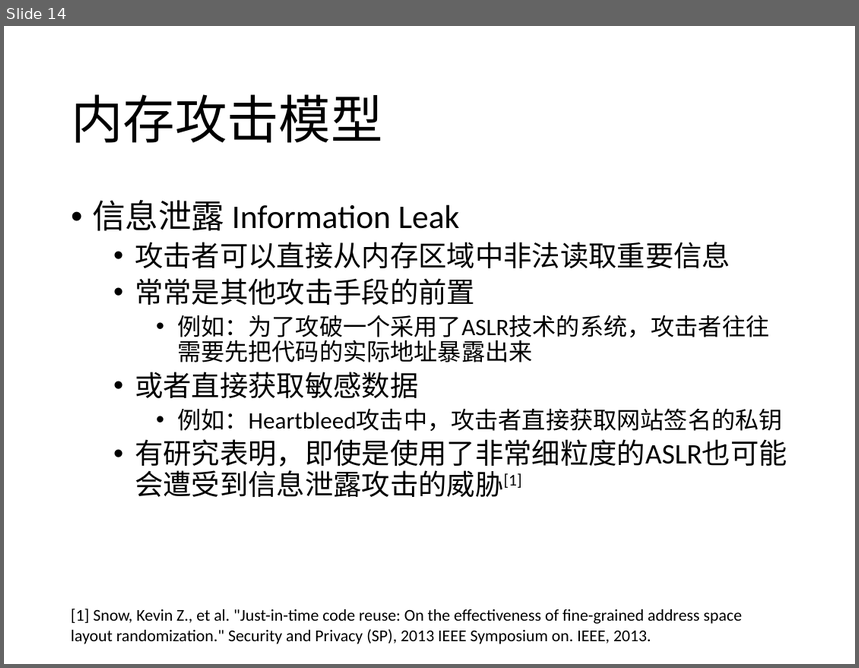
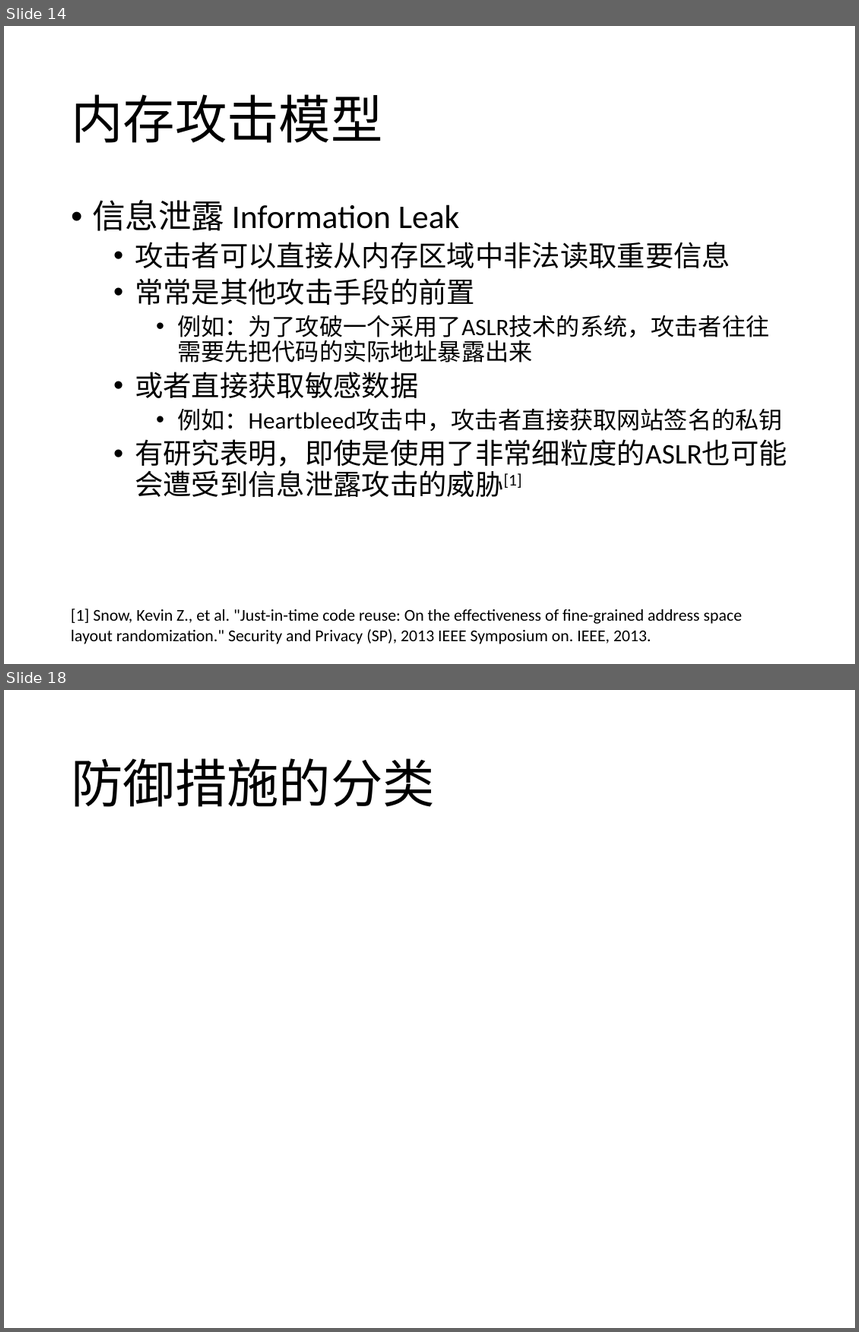
Before and after one commit to CodeATA/Docs, a slide deck: 内存安全报告.pptx. Shown one above the other, each under a label of ours: slide 14 before the commit, slides 14 and 18 after it; the slides between them are not shown. The pictures are 859x668 and 859x1332 pixels, drawn with LibreOffice and Linux fonts; fonts in the diff are those of the drawing; grey boxes stand for pictures. Boxes give left, top, right and bottom in pixels: in the first picture for what was removed or moved away, otherwise in the second. Text is boxed around its words. In the diff, an @@ line names an element or a change of style, - is before the commit and + after.

```diff
--- a/内存安全报告.pptx
+++ b/内存安全报告.pptx
@@ slide 18 added at box(4, 690, 855, 1328), background #FFFFFF @@
@@ title added at box(71, 758, 435, 807), 44 pt, text #000000 @@
+防御措施的分类
```
Also in this commit, not shown: 1 slide changed, 7 other slides added.
